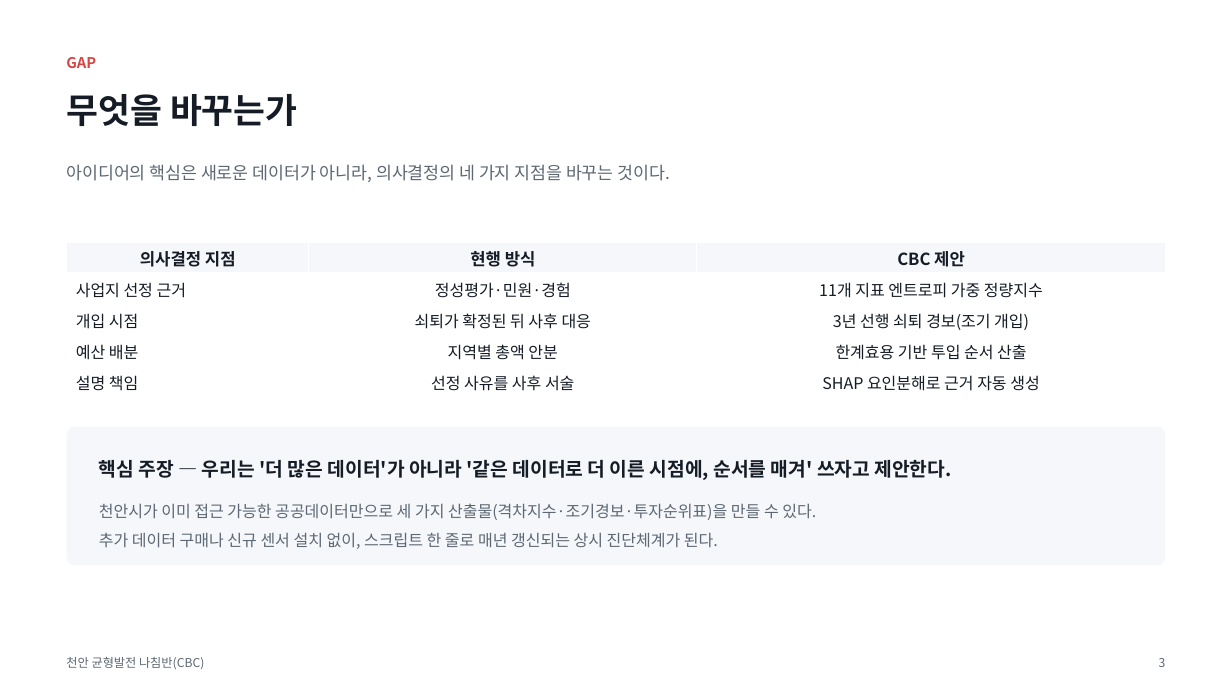
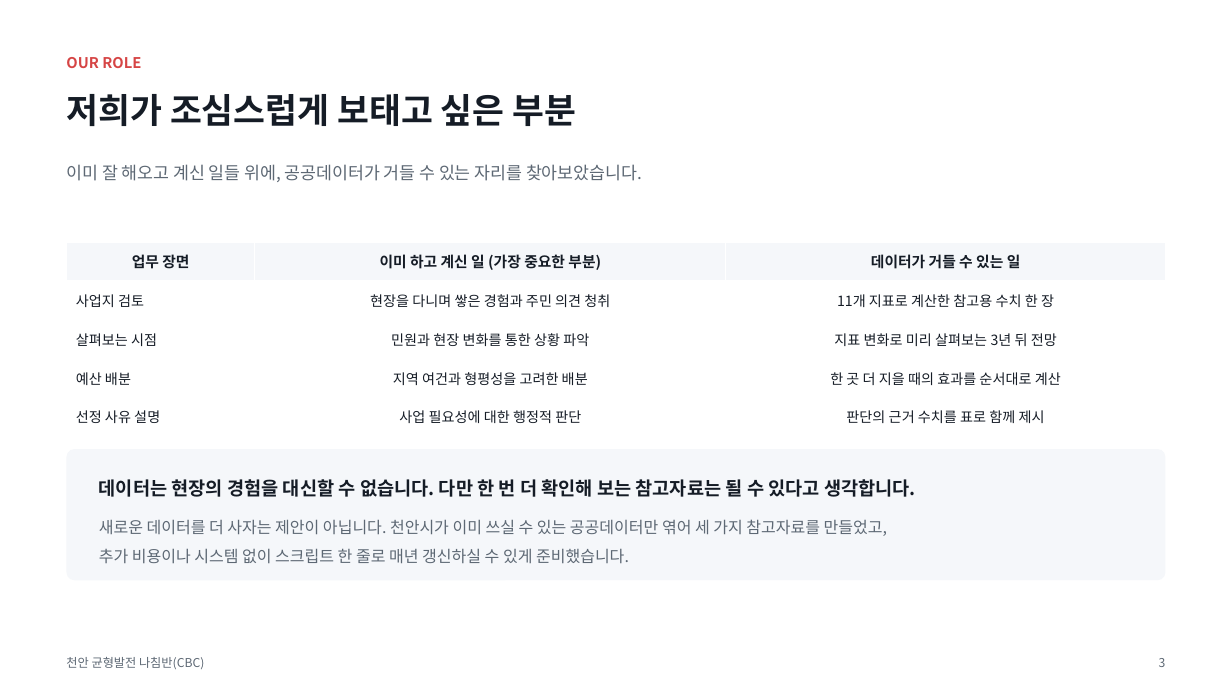
Before and after one commit to BioCode67/2026-AI-, a slide deck: slide 4 of deliverables/기획서_천안균형발전나침반_CBC.pptx. Drawn at 1232x693 pixels with LibreOffice and Linux fonts; fonts in the diff are those of the drawing. Boxes give left, top, right and bottom in pixels: in the first picture for what was removed or moved away, otherwise in the second. Text is boxed around its words. In the diff, an @@ line names an element or a change of style, - is before the commit and + after.

```diff
--- a/deliverables/기획서_천안균형발전나침반_CBC.pptx
+++ b/deliverables/기획서_천안균형발전나침반_CBC.pptx
@@ text at <box>66,57,141,68</box>: text changed @@
-GAP
+OUR ROLE
@@ text at <box>66,94,577,126</box>: text changed @@
-무엇을 바꾸는가
+저희가 조심스럽게 보태고 싶은 부분
@@ text at <box>66,164,642,182</box>: text changed @@
-아이디어의 핵심은 새로운 데이터가 아니라, 의사결정의 네 가지 지점을 바꾸는 것이다.
+이미 잘 해오고 계신 일들 위에, 공공데이터가 거들 수 있는 자리를 찾아보았습니다.
@@ table at <box>67,242,1166,436</box> @@
-row 1: 의사결정 지점 | 현행 방식 | CBC 제안
+row 1: 업무 장면 | 이미 하고 계신 일 (가장 중요한 부분) | 데이터가 거들 수 있는 일
-row 2: 사업지 선정 근거 | 정성평가·민원·경험 | 11개 지표 엔트로피 가중 정량지수
+row 2: 사업지 검토 | 현장을 다니며 쌓은 경험과 주민 의견 청취 | 11개 지표로 계산한 참고용 수치 한 장
-row 3: 개입 시점 | 쇠퇴가 확정된 뒤 사후 대응 | 3년 선행 쇠퇴 경보(조기 개입)
+row 3: 살펴보는 시점 | 민원과 현장 변화를 통한 상황 파악 | 지표 변화로 미리 살펴보는 3년 뒤 전망
-row 4, column 2: 지역별 총액 안분
+row 4, column 2: 지역 여건과 형평성을 고려한 배분
-row 4, column 3: 한계효용 기반 투입 순서 산출
+row 4, column 3: 한 곳 더 지을 때의 효과를 순서대로 계산
-row 5: 설명 책임 | 선정 사유를 사후 서술 | SHAP 요인분해로 근거 자동 생성
+row 5: 선정 사유 설명 | 사업 필요성에 대한 행정적 판단 | 판단의 근거 수치를 표로 함께 제시
@@ size 12.5 to 11 pt in "예산 배분" @@
@@ rounded rectangle: place and size @@
-rounded rectangle at <box>67,427,1165,566</box>
+rounded rectangle at <box>67,449,1165,580</box>
@@ text at <box>99,479,916,497</box>: text changed; size 15 to 14.5 pt @@
-핵심 주장 — 우리는 '더 많은 데이터'가 아니라 '같은 데이터로 더 이른 시점에, 순서를 매겨' 쓰자고 제안한다.
+데이터는 현장의 경험을 대신할 수 없습니다. 다만 한 번 더 확인해 보는 참고자료는 될 수 있다고 생각합니다.
@@ text at <box>99,519,887,563</box>: text changed @@
-천안시가 이미 접근 가능한 공공데이터만으로 세 가지 산출물(격차지수·조기경보·투자순위표)을 만들 수 있다.
-추가 데이터 구매나 신규 센서 설치 없이, 스크립트 한 줄로 매년 갱신되는 상시 진단체계가 된다.
+새로운 데이터를 더 사자는 제안이 아닙니다. 천안시가 이미 쓰실 수 있는 공공데이터만 엮어 세 가지 참고자료를 만들었고,
+추가 비용이나 시스템 없이 스크립트 한 줄로 매년 갱신하실 수 있게 준비했습니다.
```
Also in this commit, not shown: 10 other slides changed, 1 slide added, 4 other files.
